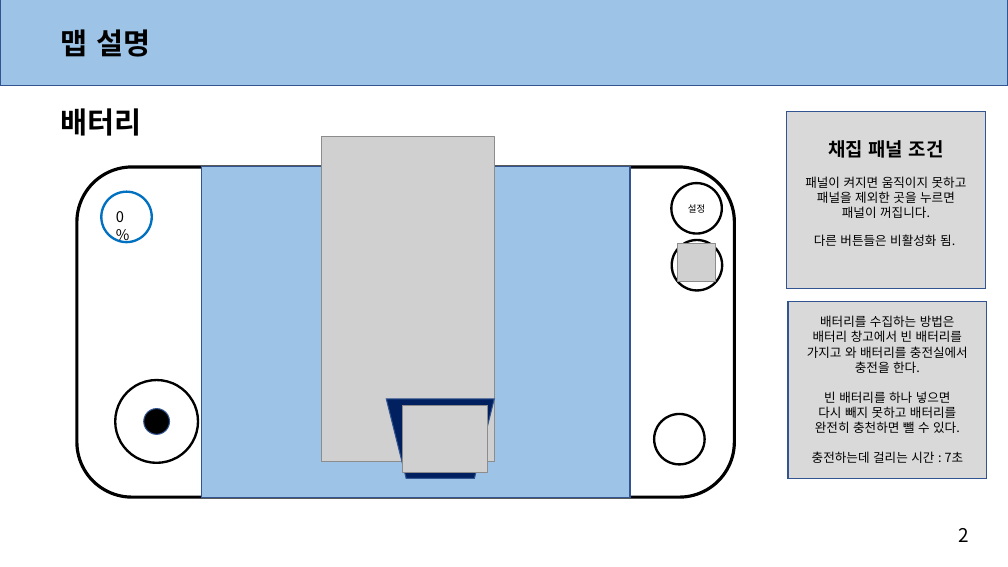
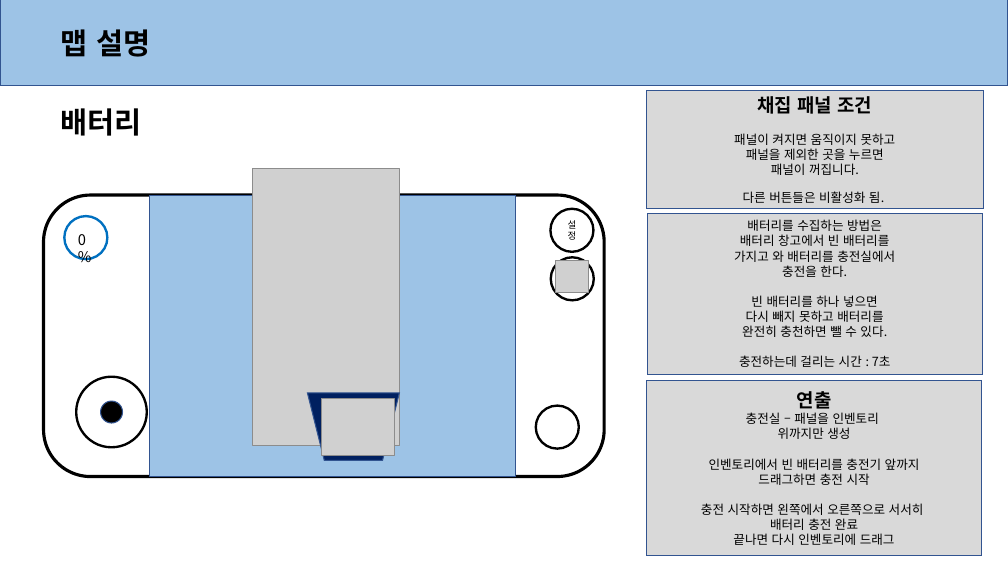
Before and after one commit to anglik0370/EscapeIsland, a slide deck: slide 7 of Document/시스템/채집 시스템.pptx. Drawn at 1008x567 pixels with LibreOffice and Linux fonts; fonts in the diff are those of the drawing; grey boxes stand for pictures. Boxes give left, top, right and bottom in pixels: in the first picture for what was removed or moved away, otherwise in the second. Text is boxed around its words. In the diff, an @@ line names an element or a change of style, - is before the commit and + after.

```diff
--- a/Document/시스템/채집 시스템.pptx
+++ b/Document/시스템/채집 시스템.pptx
@@ rectangle "채집 패널 조건": place and size @@
-rectangle "채집 패널 조건" at [786, 112, 985, 289]
+rectangle "채집 패널 조건" at [647, 91, 983, 209]
@@ picture: place and size @@
-picture at [321, 136, 494, 462]
+picture at [253, 169, 400, 446]
@@ rounded rectangle: place and size @@
-rounded rectangle at [77, 167, 735, 497]
+rounded rectangle at [43, 195, 604, 476]
@@ rectangle: place and size @@
-rectangle at [202, 167, 631, 498]
+rectangle at [150, 195, 515, 476]
@@ ellipse "설정": place and size @@
-ellipse "설정" at [671, 183, 722, 234]
+ellipse "설정" at [551, 209, 594, 252]
@@ ellipse: place and size @@
-ellipse at [101, 192, 152, 243]
+ellipse at [64, 216, 107, 259]
@@ text "0%": place and size @@
-text "0%" at [116, 211, 124, 222]
+text "0%" at [78, 234, 86, 245]
@@ rectangle "배터리를 수집하는 방법은": place and size @@
-rectangle "배터리를 수집하는 방법은" at [788, 302, 987, 479]
+rectangle "배터리를 수집하는 방법은" at [647, 213, 982, 374]
@@ ellipse: place and size @@
-ellipse at [672, 240, 723, 290]
+ellipse at [551, 257, 594, 300]
@@ picture: place and size @@
-picture at [678, 243, 715, 281]
+picture at [556, 260, 588, 293]
@@ ellipse: place and size @@
-ellipse at [115, 380, 198, 464]
+ellipse at [76, 377, 147, 447]
@@ rectangle added at [647, 380, 982, 557], fill #D9D9D9, outline #325491 1 pt, 12 pt, text #000000 @@
+연출
+충전실 – 패널을 인벤토리
+위까지만 생성
+인벤토리에서 빈 배터리를 충전기 앞까지
+드래그하면 충전 시작
+충전 시작하면 왼쪽에서 오른쪽으로 서서히
+배터리 충전 완료
+끝나면 다시 인벤토리에 드래그
@@ ellipse: place and size @@
-ellipse at [144, 408, 169, 434]
+ellipse at [101, 401, 123, 423]
@@ trapezoid: place and size @@
-trapezoid at [386, 399, 495, 479]
+trapezoid at [308, 393, 400, 461]
@@ picture: place and size @@
-picture at [402, 405, 488, 473]
+picture at [321, 399, 394, 456]
@@ ellipse: place and size @@
-ellipse at [654, 414, 705, 465]
+ellipse at [536, 406, 579, 449]
@@ text removed at [959, 528, 969, 542] @@
-2
```
Also in this commit, not shown: 6 other slides changed, 2 other files.
